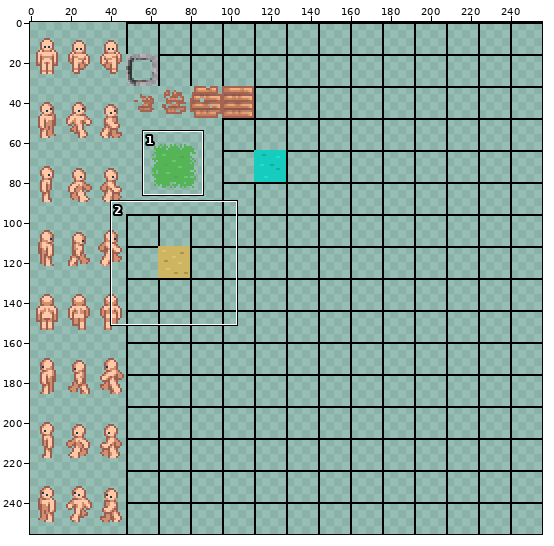
Edited in one commit: sprite sheet (assets/dat.png). The first picture is a wide view before the edit; the outline marks the close-up.
Close-up. First the earlier version:
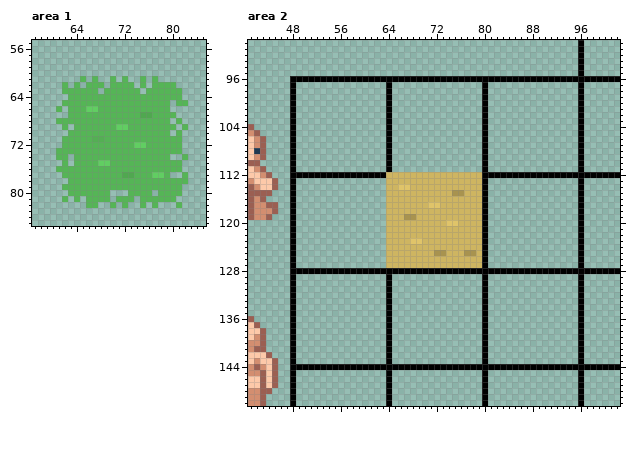
The file is 256x256 pixels. Pixels under 10% opacity are left out. Colours within 5 levels of each other are drawn and written as one. Shown: area 1: x 57..85, y 55..85; area 2: x 41..102, y 90..150.
After:
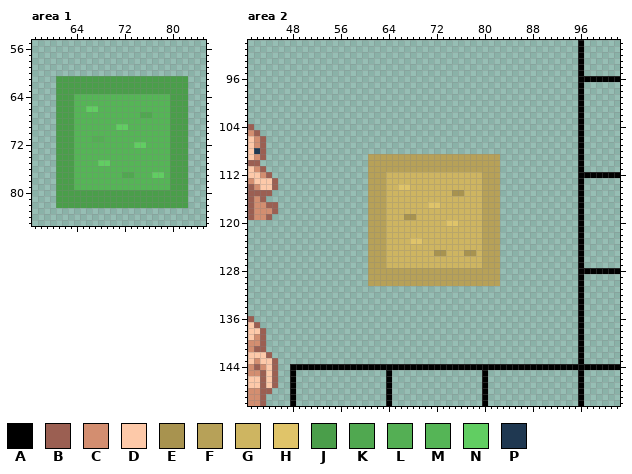
Palette (. is transparent): A #000000  B #9b5f52  C #d38e70  D #fdc9a9  E #a8934f  F #b7a158  G #ceb561  H #e0c469  J #4a9e4a  K #50a850  L #54af54  M #55b556  N #61ce62  P #1f3851
Message: updated world rendering with tile transitions. requires heavy optimization.
Difference:
--- area 1
@@ x 57..85 @@
 60 .............................
-61 ........M.M..M.M..M.M........
-62 .....M.M.MMM.MMMM.M.MMMM.....
-63 .....MMMMMM.MMMMMM.MMMMMM....
-64 ......MMMMMMMMMMMMMMMMMMM....
-65 .....MMMMMMMMMMMMMMMMMM.MM...
-66 ....M.MMMNNMMMMMMMMMMMM......
-67 ......MMMMMMMMMMMMKKMMMM.....
-68 ....MMMMMMMMMMMMMMMMMMM.M....
-69 .....M.MMMMMMMNNMMMMMMMM.M...
-70 ......MMMMMMMMMMMMMMMMM.M....
-71 .....MMMMMLLMMMMMMMMMMMMM....
-72 .....MMMMMMMMMMMMNNMMMMMM....
-73 ....MMMMMMMMMMMMMMMMMMMMM....
-74 ....MM.MMMMMMMMMMMMMMMM..M...
-75 .....M.MMMMNNMMMMMMMMMMMM....
-76 ....MMMMMMMMMMMMMMMMMMMMM....
-77 .....MMMMMMMMMMKKMMMNNM..M...
-78 ......MMMMMMMMMMMMMMMMMMMM...
-79 .....MMMMMMMMMMMMMMMMMMMM....
-80 ......MMMMMMM...MMMM.MMMM....
-81 .....M.M.MMMM.MMM.MMMMMM.....
-82 .........MM..M.M..M.M...M....
+61 ....JJJJJJJJJJJJJJJJJJJJJJ...
+62 ....JJJJJJJJJJJJJJJJJJJJJJ...
+63 ....JJJJJJJJJJJJJJJJJJJJJJ...
+64 ....JJJMMMMMMMMMMMMMMMMJJJ...
+65 ....JJJMMMMMMMMMMMMMMMMJJJ...
+66 ....JJJMMNNMMMMMMMMMMMMJJJ...
+67 ....JJJMMMMMMMMMMMKKMMMJJJ...
+68 ....JJJMMMMMMMMMMMMMMMMJJJ...
+69 ....JJJMMMMMMMNNMMMMMMMJJJ...
+70 ....JJJMMMMMMMMMMMMMMMMJJJ...
+71 ....JJJMMMLLMMMMMMMMMMMJJJ...
+72 ....JJJMMMMMMMMMMNNMMMMJJJ...
+73 ....JJJMMMMMMMMMMMMMMMMJJJ...
+74 ....JJJMMMMMMMMMMMMMMMMJJJ...
+75 ....JJJMMMMNNMMMMMMMMMMJJJ...
+76 ....JJJMMMMMMMMMMMMMMMMJJJ...
+77 ....JJJMMMMMMMMKKMMMNNMJJJ...
+78 ....JJJMMMMMMMMMMMMMMMMJJJ...
+79 ....JJJMMMMMMMMMMMMMMMMJJJ...
+80 ....JJJJJJJJJJJJJJJJJJJJJJ...
+81 ....JJJJJJJJJJJJJJJJJJJJJJ...
+82 ....JJJJJJJJJJJJJJJJJJJJJJ...
 83 .............................
--- area 2
@@ x 41..102 @@
  95 .......................................................A......
- 96 .......AAAAAAAAAAAAAAAAAAAAAAAAAAAAAAAAAAAAAAAAAAAAAAAAAAAAAAA
- 97 .......A...............A...............A...............A......
- 98 .......A...............A...............A...............A......
- 99 .......A...............A...............A...............A......
-100 .......A...............A...............A...............A......
-101 .......A...............A...............A...............A......
-102 .......A...............A...............A...............A......
-103 .......A...............A...............A...............A......
-104 B......A...............A...............A...............A......
-105 CB.....A...............A...............A...............A......
-106 DCB....A...............A...............A...............A......
-107 DCB....A...............A...............A...............A......
-108 DPB....A...............A...............A...............A......
-109 DCB....A...............A...............A...............A......
-110 BB.....A...............A...............A...............A......
-111 DCB....A...............A...............A...............A......
-112 DDCB...AAAAAAAAAAAAAAAAGGGGGGGGGGGGGGGGAAAAAAAAAAAAAAAAAAAAAAA
-113 CDDDB..A...............GGGGGGGGGGGGGGGGA...............A......
-114 BCDDB..A...............GGHHGGGGGGGGGGGGA...............A......
-115 BBBB...A...............GGGGGGGGGGGEEGGGA...............A......
-116 BCB....A...............GGGGGGGGGGGGGGGGA...............A......
-117 BCCBB..A...............GGGGGGGHHGGGGGGGA...............A......
-118 BCCCB..A...............GGGGGGGGGGGGGGGGA...............A......
-119 BCCB...A...............GGGEEGGGGGGGGGGGA...............A......
-120 .......A...............GGGGGGGGGGHHGGGGA...............A......
-121 .......A...............GGGGGGGGGGGGGGGGA...............A......
-122 .......A...............GGGGGGGGGGGGGGGGA...............A......
-123 .......A...............GGGGHHGGGGGGGGGGA...............A......
-124 .......A...............GGGGGGGGGGGGGGGGA...............A......
-125 .......A...............GGGGGGGGEEGGGEEGA...............A......
-126 .......A...............GGGGGGGGGGGGGGGGA...............A......
-127 .......A...............GGGGGGGGGGGGGGGGA...............A......
-128 .......AAAAAAAAAAAAAAAAAAAAAAAAAAAAAAAAAAAAAAAAAAAAAAAAAAAAAAA
-129 .......A...............A...............A...............A......
-130 .......A...............A...............A...............A......
-131 .......A...............A...............A...............A......
-132 .......A...............A...............A...............A......
-133 .......A...............A...............A...............A......
-134 .......A...............A...............A...............A......
-135 .......A...............A...............A...............A......
-136 B......A...............A...............A...............A......
-137 DB.....A...............A...............A...............A......
-138 DDB....A...............A...............A...............A......
-139 DCB....A...............A...............A...............A......
-140 CCB....A...............A...............A...............A......
-141 CBB....A...............A...............A...............A......
-142 DDDB...A...............A...............A...............A......
-143 DCDDB..A...............A...............A...............A......
+ 96 .......................................................AAAAAAA
+ 97 .......................................................A......
+ 98 .......................................................A......
+ 99 .......................................................A......
+100 .......................................................A......
+101 .......................................................A......
+102 .......................................................A......
+103 .......................................................A......
+104 B......................................................A......
+105 CB.....................................................A......
+106 DCB....................................................A......
+107 DCB....................................................A......
+108 DPB....................................................A......
+109 DCB.................FFFFFFFFFFFFFFFFFFFFFF.............A......
+110 BB..................FFFFFFFFFFFFFFFFFFFFFF.............A......
+111 DCB.................FFFFFFFFFFFFFFFFFFFFFF.............A......
+112 DDCB................FFFGGGGGGGGGGGGGGGGFFF.............AAAAAAA
+113 CDDDB...............FFFGGGGGGGGGGGGGGGGFFF.............A......
+114 BCDDB...............FFFGGHHGGGGGGGGGGGGFFF.............A......
+115 BBBB................FFFGGGGGGGGGGGEEGGGFFF.............A......
+116 BCB.................FFFGGGGGGGGGGGGGGGGFFF.............A......
+117 BCCBB...............FFFGGGGGGGHHGGGGGGGFFF.............A......
+118 BCCCB...............FFFGGGGGGGGGGGGGGGGFFF.............A......
+119 BCCB................FFFGGGEEGGGGGGGGGGGFFF.............A......
+120 ....................FFFGGGGGGGGGGHHGGGGFFF.............A......
+121 ....................FFFGGGGGGGGGGGGGGGGFFF.............A......
+122 ....................FFFGGGGGGGGGGGGGGGGFFF.............A......
+123 ....................FFFGGGGHHGGGGGGGGGGFFF.............A......
+124 ....................FFFGGGGGGGGGGGGGGGGFFF.............A......
+125 ....................FFFGGGGGGGGEEGGGEEGFFF.............A......
+126 ....................FFFGGGGGGGGGGGGGGGGFFF.............A......
+127 ....................FFFGGGGGGGGGGGGGGGGFFF.............A......
+128 ....................FFFFFFFFFFFFFFFFFFFFFF.............AAAAAAA
+129 ....................FFFFFFFFFFFFFFFFFFFFFF.............A......
+130 ....................FFFFFFFFFFFFFFFFFFFFFF.............A......
+131 .......................................................A......
+132 .......................................................A......
+133 .......................................................A......
+134 .......................................................A......
+135 .......................................................A......
+136 B......................................................A......
+137 DB.....................................................A......
+138 DDB....................................................A......
+139 DCB....................................................A......
+140 CCB....................................................A......
+141 CBB....................................................A......
+142 DDDB...................................................A......
+143 DCDDB..................................................A......
 144 CBCDB..AAAAAAAAAAAAAAAAAAAAAAAAAAAAAAAAAAAAAAAAAAAAAAAAAAAAAAA
